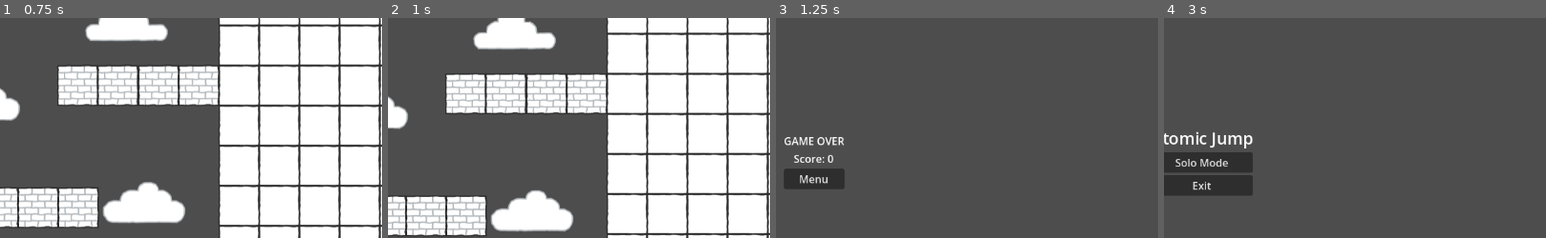
Above: before the commit, frames 1-4 (left to right).
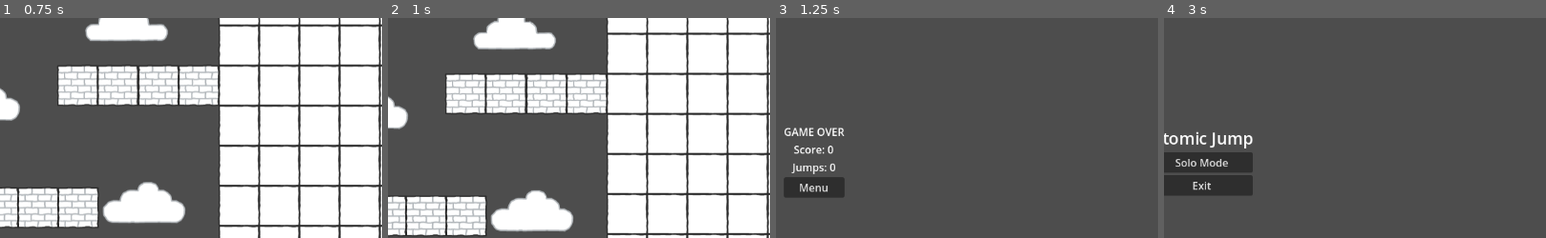
Above: after the commit, the same moments.

Repository: T1b4lt/AtomicJump
Game: Godot game, scene res://screens/main_menu/main_menu.tscn
The game is run twice, just before and just after one commit, with the same random seed, the same clock (stepped at 60 frames per second) and the same inputs.
Inputs:
- Up to frame 1 (0.75 s): click "Solo Mode" at 0.5 s
- Up to frame 2 (1 s): no input
- Up to frame 3 (1.25 s): no input
- Up to frame 4 (3 s): hold D (right) 1.28-2.75 s; tap Space (jump) at 1.35, 1.52, 1.82, 2.1, 2.27, 2.57 s; tap Enter at 2 s; click "Menu" at 2.75 s
The pictures show only the part of the screen within x 45-95%, y 18-68%; the shares and areas given below are measured in that part.

Frames 1-2 are identical in both runs. In frame 3, 2.6% of the frame differs, in the area x 2-18%, y 49-82%; in frame 4, nothing differs.

Commit message:
feat: :sparkles: add jump_counter to game over screen

Diff:
--- a/characters/protagonist/protagonist.gd
+++ b/characters/protagonist/protagonist.gd
@@ -9,11 +9,13 @@
 @onready var body_sprite = $body
 @onready var animation_player = $AnimationPlayer
 
+signal jump()
+
 # Get the gravity from the project settings to be synced with RigidBody nodes.
 var gravity = ProjectSettings.get_setting("physics/2d/default_gravity")
 
 # Variable to keep track of the number of jumps
-var jump_count = 0
+var consecutive_jump_count = 0
 
 func _physics_process(delta):
 	# Add the gravity.
@@ -21,13 +23,14 @@
 		velocity.y += gravity * delta
 
 	# Handle jump.
-	if Input.is_action_just_pressed("jump") and jump_count < MAX_JUMPS - 1:
+	if Input.is_action_just_pressed("jump") and consecutive_jump_count < MAX_JUMPS - 1:
 		velocity.y = JUMP_VELOCITY
-		jump_count += 1
+		consecutive_jump_count += 1
+		jump.emit()
 
 	# Reset jump count when on floor
 	if is_on_floor():
-		jump_count = 0
+		consecutive_jump_count = 0
 
 	# Get the input direction and handle the movement/deceleration.
 	var direction = Input.get_axis("left", "right")
--- a/screens/game_over/game_over.gd
+++ b/screens/game_over/game_over.gd
@@ -4,11 +4,14 @@
 const MAIN_MENU_SCENE = "res://screens/main_menu/main_menu.tscn"
 
 @onready var final_score = $VBoxContainer/final_score
+@onready var jump_counter = $VBoxContainer/jump_counter
 
 func _ready():
 	# Get altitude from global
 	var final_score_string = "Score: " + str(global.altitude)
 	final_score.text = final_score_string
+	var jump_counter_string = "Jumps: " + str(global.jump_counter)
+	jump_counter.text = jump_counter_string
 
 func _on_menu_button_pressed():
 	get_tree().change_scene_to_file(MAIN_MENU_SCENE)
--- a/screens/game_over/game_over.tscn
+++ b/screens/game_over/game_over.tscn
@@ -30,6 +30,12 @@
 horizontal_alignment = 1
 vertical_alignment = 1
 
+[node name="jump_counter" type="Label" parent="VBoxContainer"]
+layout_mode = 2
+text = "Jumps: 0"
+horizontal_alignment = 1
+vertical_alignment = 1
+
 [node name="menu_button" type="Button" parent="VBoxContainer"]
 layout_mode = 2
 text = "Menu"
--- a/screens/level/level.gd
+++ b/screens/level/level.gd
@@ -14,6 +14,7 @@
 
 # Game values
 var altitude = 0
+var jump_counter = 0
 
 func _ready():
 	# Save camera initial position
@@ -23,8 +24,9 @@
 func _process(delta):
 	# Check if protagonist fall off out of camera view
 	if protagonist.position.y > camera.position.y + get_viewport().size[1]/2 + 50:
-		# Save altitude in global
-		global.update_global_altitude(altitude)
+		# Set fina global variables
+		global.set_altitude(altitude)
+		global.set_jump_counter(jump_counter)
 		# Go to game over screen
 		get_tree().change_scene_to_file(GAME_OVER_SCENE)
 		return
@@ -57,3 +59,7 @@
 func _on_pause_menu_exit_button_pressed():
 	# Exit game
 	get_tree().quit()
+
+
+func _on_protagonist_jump():
+	jump_counter = jump_counter + 1
--- a/screens/level/level.tscn
+++ b/screens/level/level.tscn
@@ -28,6 +28,7 @@
 process_mode = 2
 visible = false
 
+[connection signal="jump" from="protagonist" to="." method="_on_protagonist_jump"]
 [connection signal="exit_button_pressed" from="pause_menu" to="." method="_on_pause_menu_exit_button_pressed"]
 [connection signal="menu_button_pressed" from="pause_menu" to="." method="_on_pause_menu_menu_button_pressed"]
 [connection signal="resume_button_pressed" from="pause_menu" to="." method="_on_pause_menu_resume_button_pressed"]
--- a/scripts/global.gd
+++ b/scripts/global.gd
@@ -1,11 +1,12 @@
 extends Node
 
 var altitude: int
+var jump_counter: int
 
-func reset_global():
-	# Method to reset all global variables to default
-	altitude = 0
+func set_altitude(new_altitude: int):
+	# Set altitude
+	altitude = new_altitude
 
-func update_global_altitude(new_altitude: int):
-	# Update altitude
-	altitude = new_altitude
+func set_jump_counter(new_jump_counter: int):
+	# Set jump counter
+	jump_counter = new_jump_counter
